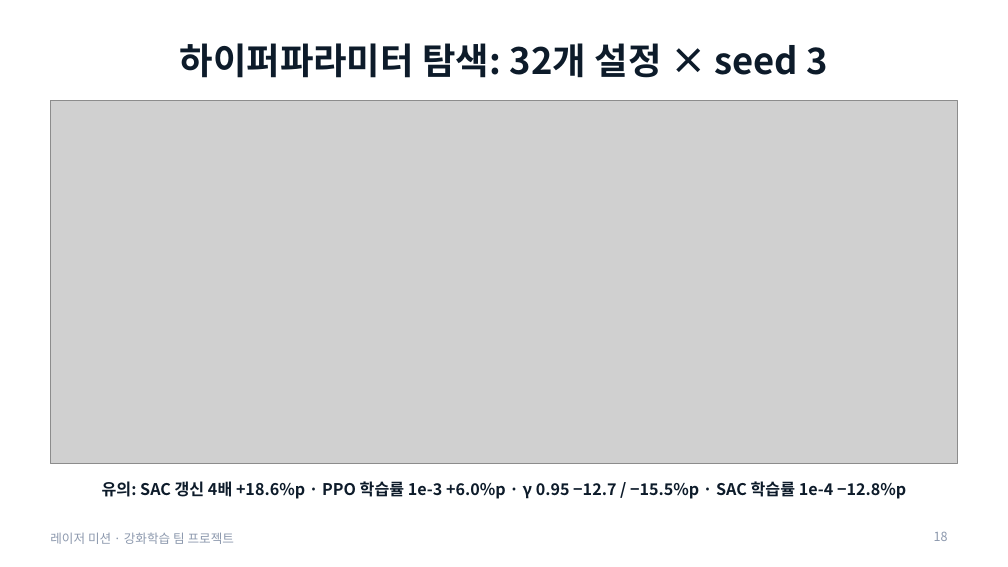
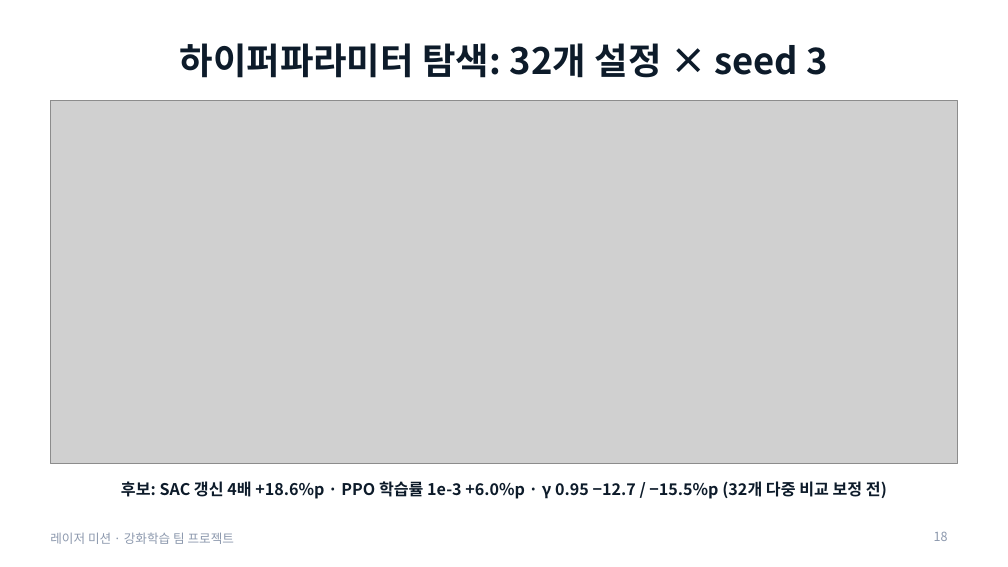
Before and after one commit to changxeokSong/reinforcement_learning, a slide deck: slide 18 of docs/LaserMission_presentation.pptx. Drawn at 1008x567 pixels with LibreOffice and Linux fonts; fonts in the diff are those of the drawing; grey boxes stand for pictures. Boxes give left, top, right and bottom in pixels: in the first picture for what was removed or moved away, otherwise in the second. Text is boxed around its words. In the diff, an @@ line names an element or a change of style, - is before the commit and + after.

```diff
--- a/docs/LaserMission_presentation.pptx
+++ b/docs/LaserMission_presentation.pptx
@@ text at (x1=121, y1=481, x2=887, y2=499): text changed @@
-유의: SAC 갱신 4배 +18.6%p · PPO 학습률 1e-3 +6.0%p · γ 0.95 −12.7 / −15.5%p · SAC 학습률 1e-4 −12.8%p
+후보: SAC 갱신 4배 +18.6%p · PPO 학습률 1e-3 +6.0%p · γ 0.95 −12.7 / −15.5%p (32개 다중 비교 보정 전)
```
Also in this commit, not shown: 8 other slides changed, 1 slide added, 1 slide removed, 5 other files.
